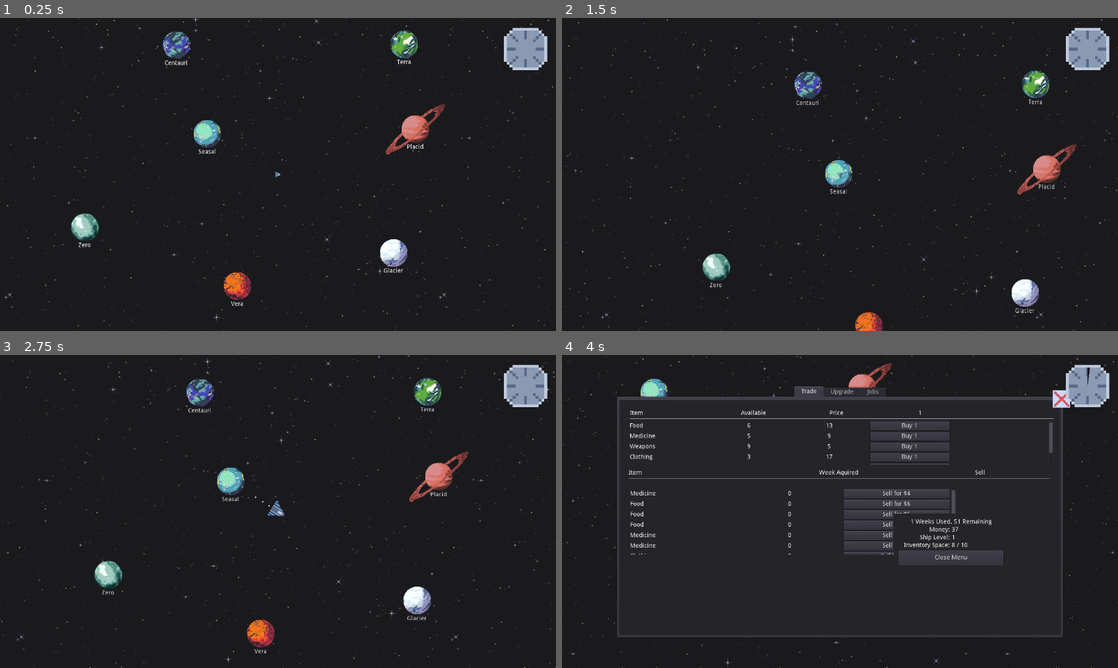
Above: before the commit, frames 1-4 (two rows, left to right).
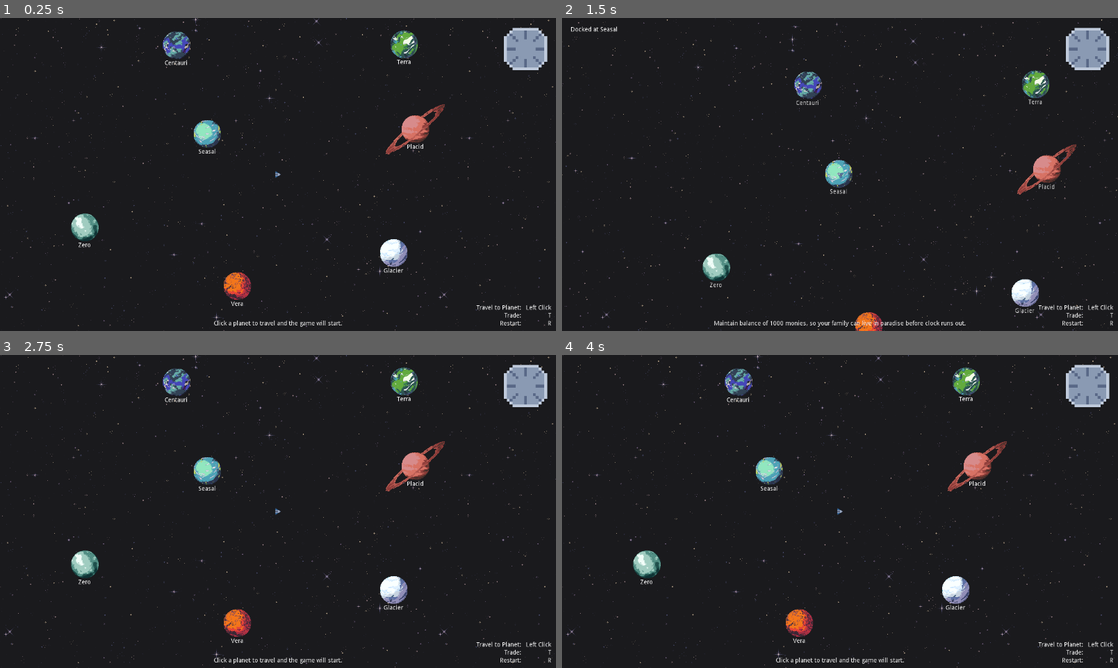
Above: after the commit, the same moments.

Repository: shadowhen/Star-Trader
Game: Godot game, scene res://World.tscn
Two runs of this game, one before a commit and one after it. Both use one fixed random seed, a clock stepped at 60 frames per second and the inputs below.
Inputs (mouse positions are in pixels of both pictures, inside the frame that each line leads up to):
- Up to frame 1 (0.25 s): no input
- Up to frame 2 (1.5 s): tap A at 0.5, 1.25 s; move the mouse to (767, 133) at 0.52 s; press the mouse at (767, 133) at 0.53 s; hold Right (ui_right) 0.53-1.28 s; tap T (trade) at 0.8, 1.35 s; move the mouse to (1017, 71) at 1.27 s; release the mouse at (1017, 71) at 1.28 s; hold Down (ui_down) from 1.28 s (still down)
- Up to frame 3 (2.75 s): click (455, 408) at 1.55 s; tap R (restart, bound only after the commit) at 2 s; move the mouse to (461, 630) at 2.02 s; release Down (ui_down) at 2.03 s; press the mouse at (461, 630) at 2.03 s; hold Right (ui_right) from 2.03 s (still down); tap T (trade) at 2.3 s
- Up to frame 4 (4 s): tap A at 2.75 s; move the mouse to (817, 633) at 2.77 s; release Right (ui_right) at 2.78 s; release the mouse at (817, 633) at 2.78 s; hold Up (ui_up) 2.78-3.5 s; tap T (trade) at 2.85 s; click (817, 633) at 3.05 s; click (912, 426) at 3.5 s, where only the run before the commit has a clickable "Buy 1"

The runs differ from the first frame. In frame 1, 0.3% of the frame differs, in the area x 38-100%, y 91-99%; in frame 2, 0.6%; in frame 3, 7.0%; in frame 4, 13%, in the area x 0-100%, y 0-100%.

Commit message:
added global signals and restart game function

Diff:
--- a/Game.gd
+++ b/Game.gd
@@ -1,12 +1,13 @@
 extends Node
 
-enum GameState { TRAVEL, DOCKED, WINNER, LOSER }
+enum GameState { TRAVEL, DOCKED, GAME_OVER }
 var game_state = GameState.TRAVEL
 
 onready var shared_ui = $GUI/SharedUI
 onready var week_timer = $WeekTimer
 onready var clock = $GUI/Clock
 onready var simulation = $Simulation
+onready var objective = $GUI/Objective
 
 export(int) var money_win = 1000
 export(int) var weeks_left = 52
@@ -23,6 +24,8 @@
 var player_tex2 = preload("res://player/player-ship-inventory-2.png")
 
 func _ready():
+	objective.text = "Click a planet to travel and the game will start."
+
 	# Randomize seed for random generated jobs
 	randomize()
 
@@ -46,11 +49,19 @@
 		# Updates the radial value of the ui clock
 		clock.value = PlayerData.time_used
 
+	if Input.is_action_just_pressed("restart"):
+		get_tree().reload_current_scene()
+
 func _unhandled_input(event):
 	if event.is_action_pressed("trade") and game_state == GameState.DOCKED:
 		shared_ui.visible = not shared_ui.visible
 
 func _on_Planet_player_enter(planet):
+	if game_state != GameState.GAME_OVER:
+		objective.text = "Maintain balance of 1000 monies, so your family can live in paradise before clock runs out."
+
+	GlobalSignals.annouce_state_message("Docked at %s" % planet.planet_name)
+
 	game_state = GameState.DOCKED
 
 	shared_ui.show()
@@ -117,6 +128,9 @@
 
 # Signal function for WeekTimer's timeout
 func _on_WeekTimer_timeout():
+	if game_state == GameState.GAME_OVER:
+		return
+
 	# Countdown the number of weeks left
 	#weeks_left -= 1
 	PlayerData.time_used += 1
@@ -131,13 +145,15 @@
 		random_event_time_counter = 0
 		simulation.clear_planet_jobs()
 		simulation.randomize_jobs()
+		GlobalSignals.annouce_message("New jobs available")
 
 # Declares the game to be game over
 func game_over():
+	game_state = GameState.GAME_OVER
 	if PlayerData.money >= money_win:
-		game_state = GameState.WINNER
+		objective.text = "You won! Your family will now live in paradise."
 	else:
-		game_state = GameState.LOSER
+		objective.text = "You lost. Your family won't be to able live in paradise."
 
 func _on_PlayerData_job_removed(job):
 	var temp = popup_template.instance()
--- /dev/null
+++ b/Singletons/GlobalSignals.gd
@@ -0,0 +1,10 @@
+extends Node
+
+signal annouce_state(message)
+signal annouce(message)
+
+func annouce_state_message(message: String):
+	emit_signal("annouce_state", message)
+
+func annouce_message(message: String):
+	emit_signal("annouce", message)
--- a/Singletons/PlayerData.gd
+++ b/Singletons/PlayerData.gd
@@ -9,7 +9,7 @@
 var job_log = []
 var money setget set_money, get_money
 var time_used setget set_time_used, get_time_used
-var inventory_space setget set_inventory_space, get_inventory_space
+var inventory_space setget , get_inventory_space
 var inventory_cap setget set_inventory_cap, get_inventory_cap
 
 # Called when the node enters the scene tree for the first time.
@@ -41,11 +41,21 @@
 func get_time_used() -> int:
 	return int(PlayerData.player_stats["TimeUsed"]["Value"])
 
-func set_inventory_space(p_inventory_space) -> void:
-	PlayerData.player_stats["InventorySpaceUsed"]["Value"] = p_inventory_space
+func get_inventory_space() -> int:
+	var inventory_space_used = 0
 
-func get_inventory_space() -> int:
-	return int(PlayerData.player_stats["InventorySpaceUsed"]["Value"])
+	# Loop through the inventory and increment space if item id is valid
+	for i in PlayerData.inv_data.keys():
+		var itemID = PlayerData.inv_data[i]["InvItemID"]
+		if itemID != -1:
+			inventory_space_used += 1
+
+	# Loop through the job log and increase space based on the job's
+	# cargo space
+	for job in job_log:
+		inventory_space_used += job.cargo_space
+
+	return inventory_space_used
 
 func set_inventory_cap(p_inventory_cap) -> void:
 	PlayerData.player_stats["InventoryCap"]["Value"] = p_inventory_cap
--- a/World.tscn
+++ b/World.tscn
@@ -5,7 +5,6 @@
 [ext_resource path="res://ui/SharedUI.tscn" type="PackedScene" id=3]
 [ext_resource path="res://planets/Planet.tscn" type="PackedScene" id=4]
 [ext_resource path="res://Game.gd" type="Script" id=5]
-[ext_resource path="res://player/PlayerCamera.gd" type="Script" id=6]
 [ext_resource path="res://planets/art/wet_world.png" type="Texture" id=7]
 [ext_resource path="res://planets/art/ice_world.png" type="Texture" id=8]
 [ext_resource path="res://planets/art/lava_world.png" type="Texture" id=9]
@@ -15,6 +14,7 @@
 [ext_resource path="res://ui/clock/Clock.tscn" type="PackedScene" id=13]
 [ext_resource path="res://ui/jobs/CompleteJobPopup.tscn" type="PackedScene" id=14]
 [ext_resource path="res://Simulation.gd" type="Script" id=15]
+[ext_resource path="res://ui/Annoucement.tscn" type="PackedScene" id=16]
 
 [node name="World" type="Node2D"]
 script = ExtResource( 5 )
@@ -37,12 +37,6 @@
 [node name="Camera2D" type="Camera2D" parent="Player"]
 current = true
 
-[node name="Camera" type="Camera2D" parent="."]
-zoom = Vector2( 2, 2 )
-smoothing_speed = 6.0
-script = ExtResource( 6 )
-move_speed = 200.0
-
 [node name="Planets" type="Node" parent="."]
 
 [node name="Planet1" parent="Planets" instance=ExtResource( 4 )]
@@ -113,6 +107,8 @@
 
 [node name="SharedUI" parent="GUI" instance=ExtResource( 3 )]
 visible = false
+margin_left = -63.0
+margin_right = -63.0
 
 [node name="Clock" parent="GUI" instance=ExtResource( 13 )]
 anchor_left = 1.0
@@ -123,6 +119,108 @@
 margin_bottom = 120.0
 max_value = 52.0
 
+[node name="MessageContainers" type="VBoxContainer" parent="GUI"]
+anchor_right = 1.0
+margin_left = 20.0
+margin_top = 20.0
+alignment = 1
+
+[node name="StateMessage" parent="GUI/MessageContainers" instance=ExtResource( 16 )]
+margin_left = 0.0
+margin_right = 1260.0
+margin_bottom = 14.0
+signal_name = "annouce_state"
+use_timer = false
+
+[node name="Annoucement" parent="GUI/MessageContainers" instance=ExtResource( 16 )]
+margin_left = 0.0
+margin_top = 18.0
+margin_right = 1260.0
+margin_bottom = 32.0
+
+[node name="Objective" type="Label" parent="GUI"]
+anchor_top = 1.0
+anchor_right = 1.0
+anchor_bottom = 1.0
+margin_top = -33.0
+text = "Maintain a balance 1000 monies before time runs out"
+align = 1
+valign = 1
+
+[node name="VBoxContainer" type="VBoxContainer" parent="GUI"]
+anchor_left = 1.0
+anchor_top = 1.0
+anchor_right = 1.0
+anchor_bottom = 1.0
+margin_left = -209.0
+margin_top = -116.0
+margin_right = -11.0
+margin_bottom = -10.0
+alignment = 2
+
+[node name="Travel" type="HBoxContainer" parent="GUI/VBoxContainer"]
+margin_top = 56.0
+margin_right = 198.0
+margin_bottom = 70.0
+
+[node name="Description" type="Label" parent="GUI/VBoxContainer/Travel"]
+margin_right = 129.0
+margin_bottom = 14.0
+size_flags_horizontal = 3
+text = "Travel to Planet:"
+align = 2
+
+[node name="Key" type="Label" parent="GUI/VBoxContainer/Travel"]
+margin_left = 133.0
+margin_right = 198.0
+margin_bottom = 14.0
+size_flags_horizontal = 3
+size_flags_stretch_ratio = 0.5
+text = "Left Click"
+align = 2
+
+[node name="Trade" type="HBoxContainer" parent="GUI/VBoxContainer"]
+margin_top = 74.0
+margin_right = 198.0
+margin_bottom = 88.0
+
+[node name="Description" type="Label" parent="GUI/VBoxContainer/Trade"]
+margin_right = 129.0
+margin_bottom = 14.0
+size_flags_horizontal = 3
+text = "Trade:"
+align = 2
+
+[node name="Key" type="Label" parent="GUI/VBoxContainer/Trade"]
+margin_left = 133.0
+margin_right = 198.0
+margin_bottom = 14.0
+size_flags_horizontal = 3
+size_flags_stretch_ratio = 0.5
+text = "T"
+align = 2
+
+[node name="Restart" type="HBoxContainer" parent="GUI/VBoxContainer"]
+margin_top = 92.0
+margin_right = 198.0
+margin_bottom = 106.0
+
+[node name="Description" type="Label" parent="GUI/VBoxContainer/Restart"]
+margin_right = 129.0
+margin_bottom = 14.0
+size_flags_horizontal = 3
+text = "Restart:"
+align = 2
+
+[node name="Key" type="Label" parent="GUI/VBoxContainer/Restart"]
+margin_left = 133.0
+margin_right = 198.0
+margin_bottom = 14.0
+size_flags_horizontal = 3
+size_flags_stretch_ratio = 0.5
+text = "R"
+align = 2
+
 [node name="WeekTimer" type="Timer" parent="."]
 
 [node name="Simulation" type="Node" parent="."]
--- a/planets/Planet.gd
+++ b/planets/Planet.gd
@@ -13,6 +13,7 @@
 
 func _on_Planet_input_event(viewport, event, shape_idx):
 	if event.is_action_pressed("move"):
+		GlobalSignals.annouce_state_message("Traveling to %s" % planet_name)
 		emit_signal("click_move", global_position)
 
 func _on_Planet_body_entered(body):
--- a/project.godot
+++ b/project.godot
@@ -28,6 +28,7 @@
 
 GameData="*res://Singletons/GameData.gd"
 PlayerData="*res://Singletons/PlayerData.gd"
+GlobalSignals="*res://Singletons/GlobalSignals.gd"
 
 [display]
 
@@ -73,16 +74,13 @@
 }
 trade={
 "deadzone": 0.5,
-"events": [ Object(InputEventKey,"resource_local_to_scene":false,"resource_name":"","device":0,"alt":false,"shift":false,"control":false,"meta":false,"command":false,"pressed":false,"scancode":84,"physical_scancode":0,"unicode":0,"echo":false,"script":null)
+"events": [ Object(InputEventKey,"resource_local_to_scene":false,"resource_name":"","device":0,"alt":false,"shift":false,"control":false,"meta":false,"command":false,"pressed":false,"scancode":0,"physical_scancode":84,"unicode":0,"echo":false,"script":null)
  ]
 }
-zoom_in={
+restart={
 "deadzone": 0.5,
-"events": [  ]
-}
-zoom_out={
-"deadzone": 0.5,
-"events": [  ]
+"events": [ Object(InputEventKey,"resource_local_to_scene":false,"resource_name":"","device":0,"alt":false,"shift":false,"control":false,"meta":false,"command":false,"pressed":false,"scancode":0,"physical_scancode":82,"unicode":0,"echo":false,"script":null)
+ ]
 }
 
 [layer_names]
--- a/trade/Trade.gd
+++ b/trade/Trade.gd
@@ -35,6 +35,9 @@
 		currentPlanet = "6"
 	elif (currentPlanet == "Planet7"):
 		currentPlanet = "7"
+	else:
+		# Workaround for restarting the game
+		return
 
 
 	# temp
@@ -47,25 +50,8 @@
 		if itemID != -1:
 			inventorySpaceUsed += 1
 			var inv_slot_new = template_inv_slot.instance()
-			inv_slot_new.get_node("FoodTrade/ItemLabel").text =  str(GameData.item_data[str(itemID)]["ItemName"])
-			inv_slot_new.get_node("FoodTrade/InvSlotLabel").text =  str(i)
-			inv_slot_new.get_node("FoodTrade/ItemDate").text =  str(PlayerData.inv_data[i]["WeekAquired"])
-
-			# set prices
-			var oldPrice = int(GameData.item_data[str(itemID)]["ItemP" + currentPlanet + "SellFor"])
-			var perishableValue = int(GameData.item_data[str(itemID)]["ItemPerishable"]) # remove this * num weeks in cargo from value
-			var currentDate = int(PlayerData.player_stats["TimeUsed"]["Value"])
-			var itemPurchaseDate = int(PlayerData.inv_data[str(i)]["WeekAquired"])
-			var timeInInventory = currentDate - itemPurchaseDate
-			var newPrice = oldPrice - (perishableValue * timeInInventory)
-
-			# if new price is negative then make 0 instead
-			if (newPrice < 0):
-				newPrice = 0
-
-			inv_slot_new.get_node("FoodTrade/ItemPriceLabel").text =  str(newPrice)
-			inv_slot_new.get_node("FoodTrade/Sell").text = "Sell for $" + str(newPrice)
-
+			inv_slot_new.setup(i, itemID, currentPlanet)
+			inv_slot_new.connect("sold", self, "setup_info")
 			gridcontainer.add_child(inv_slot_new, true)
 
 	# set up buy slots
@@ -79,8 +65,11 @@
 			buy_slot_new.get_node("PlanetID").text = "P" + currentPlanet + "Avail"
 			buygridcontainer.add_child(buy_slot_new, true)
 
+	setup_info()
+
+func setup_info():
 	# set the player stats in the small window above the trade window
-	get_node("ColorRect/Info/VBoxContainer/InventorySpace/Label").text = str(inventorySpaceUsed) + " / " + str(PlayerData.player_stats["InventoryCap"]["Value"])
+	get_node("ColorRect/Info/VBoxContainer/InventorySpace/Label").text = str(PlayerData.inventory_space) + " / " + str(PlayerData.player_stats["InventoryCap"]["Value"])
 	get_node("ColorRect/Info/VBoxContainer/Ship Level/Label").text = str(PlayerData.player_stats["ShipLvl"]["Value"])
 	get_node("ColorRect/Info/VBoxContainer/Money/Label").text = str(PlayerData.player_stats["Money"]["Value"])
 	get_node("ColorRect/Info/VBoxContainer/Time/Label").text = str(PlayerData.player_stats["TimeUsed"]["Value"]) + " Weeks Used, " + str(52 - PlayerData.player_stats["TimeUsed"]["Value"]) + " Remaining"
--- a/trade/templates/BuyItem.gd
+++ b/trade/templates/BuyItem.gd
@@ -16,6 +16,12 @@
 
 		# take the money for the sale
 		var newMoney = int(PlayerData.player_stats["Money"]["Value"]) - int(get_node("Price").text)
+
+		# Check the money does not go into negative balance
+		if newMoney < 0:
+			GlobalSignals.annouce_message("Cannot afford cargo")
+			return
+
 		PlayerData.player_stats["Money"]["Value"] = str(newMoney)
 
 		# update the value for player money and inventory space left on trade screen
@@ -63,4 +69,5 @@
 		Owner.setup()
 	# if inventory is full and buy pressed
 	else:
+		GlobalSignals.annouce_message("Not enough cargo space")
 		print("Error buying item, inventory full!")
--- a/trade/templates/ItemTrade.gd
+++ b/trade/templates/ItemTrade.gd
@@ -1,10 +1,30 @@
 extends HBoxContainer
 
-signal pressed()
+signal sold
 
 func _ready():
 	var sellButton = get_node("Sell")
 	sellButton.connect("pressed", self, "_on_Sell_Pressed")
+
+func setup(i, itemID, currentPlanet):
+	get_node("ItemLabel").text = str(GameData.item_data[str(itemID)]["ItemName"])
+	get_node("InvSlotLabel").text = str(i)
+	get_node("ItemDate").text =  str(PlayerData.inv_data[i]["WeekAquired"])
+
+	# set prices
+	var oldPrice = int(GameData.item_data[str(itemID)]["ItemP" + currentPlanet + "SellFor"])
+	var perishableValue = int(GameData.item_data[str(itemID)]["ItemPerishable"]) # remove this * num weeks in cargo from value
+	var currentDate = int(PlayerData.player_stats["TimeUsed"]["Value"])
+	var itemPurchaseDate = int(PlayerData.inv_data[str(i)]["WeekAquired"])
+	var timeInInventory = currentDate - itemPurchaseDate
+	var newPrice = oldPrice - (perishableValue * timeInInventory)
+
+	# if new price is negative then make 0 instead
+	if (newPrice < 0):
+		newPrice = 0
+
+	get_node("ItemPriceLabel").text =  str(newPrice)
+	get_node("Sell").text = "Sell for $" + str(newPrice)
 
 func _on_Sell_Pressed() -> void:
 
@@ -15,27 +35,27 @@
 	var newMoney = int(PlayerData.player_stats["Money"]["Value"]) + int(get_node("ItemPriceLabel").text)
 	PlayerData.player_stats["Money"]["Value"] = str(newMoney)
 
-	# update the value for player money and inventory space left on trade screen
-		# (yes I know this is *JANK* but couldn't get it to work any other way
-		# feel free to revise
-	var Owner = get_parent().get_parent().get_parent().get_parent() # gets "Trade" node
-	var temp = Owner.get_node("ColorRect")
-	var temp1 = temp.get_node("Info")
-	var temp2 = temp1.get_node("VBoxContainer")
-	var temp3 = temp2.get_node("Money")
-	var temp4 = temp2.get_node("InventorySpace")
-
-	var MoneyLabel = temp3.get_node("Label")
-	var InventoryLabel = temp4.get_node("Label")
-
-	MoneyLabel.text = str(newMoney)
+#	# update the value for player money and inventory space left on trade screen
+#	# (yes I know this is *JANK* but couldn't get it to work any other way
+#	# feel free to revise
+#	var Owner = get_parent().get_parent().get_parent().get_parent() # gets "Trade" node
+#	var temp = Owner.get_node("ColorRect")
+#	var temp1 = temp.get_node("Info")
+#	var temp2 = temp1.get_node("VBoxContainer")
+#	var temp3 = temp2.get_node("Money")
+#	var temp4 = temp2.get_node("InventorySpace")
+#
+#	var MoneyLabel = temp3.get_node("Label")
+#	var InventoryLabel = temp4.get_node("Label")
+#
+#	MoneyLabel.text = str(newMoney)
 	PlayerData.player_stats["InventorySpaceUsed"]["Value"] -= 1 # remove item from inventory used
-	InventoryLabel.text = str(PlayerData.player_stats["InventorySpaceUsed"]["Value"]) + "/" + str(PlayerData.player_stats["InventoryCap"]["Value"])
-
-	# remove the item from the players inventory data
+#	InventoryLabel.text = str(PlayerData.player_stats["InventorySpaceUsed"]["Value"]) + "/" + str(PlayerData.player_stats["InventoryCap"]["Value"])
+#
+#	# remove the item from the players inventory data
 	PlayerData.inv_data[get_node("InvSlotLabel").text]["InvItemID"] = -1
 	PlayerData.inv_data[get_node("InvSlotLabel").text]["InvTimeIn"] = -1
 
-
+	emit_signal("sold")
 	# remove the item from the trading screen
 	self.queue_free()
--- a/trade/templates/SellSlot.tscn
+++ b/trade/templates/SellSlot.tscn
@@ -2,61 +2,61 @@
 
 [ext_resource path="res://trade/templates/ItemTrade.gd" type="Script" id=1]
 
-[node name="VBoxContainer" type="VBoxContainer"]
-margin_top = 44.0
-margin_right = 1252.0
-margin_bottom = 64.0
-
-[node name="FoodTrade" type="HBoxContainer" parent="." groups=["trade"]]
+[node name="SellSlot" type="HBoxContainer"]
 margin_right = 1252.0
 margin_bottom = 20.0
 script = ExtResource( 1 )
 
-[node name="ItemLabel" type="Label" parent="FoodTrade"]
+[node name="ItemLabel" type="Label" parent="."]
 margin_top = 3.0
-margin_right = 414.0
+margin_right = 413.0
 margin_bottom = 17.0
 size_flags_horizontal = 3
 text = "Food"
 valign = 1
 
-[node name="ItemDate" type="Label" parent="FoodTrade"]
-margin_left = 418.0
+[node name="ItemDate" type="Label" parent="."]
+margin_left = 417.0
 margin_top = 3.0
-margin_right = 833.0
+margin_right = 830.0
 margin_bottom = 17.0
 size_flags_horizontal = 3
 text = "5 Weeks"
 align = 1
 valign = 1
 
-[node name="InvSlotLabel" type="Label" parent="FoodTrade"]
+[node name="InvSlotLabel" type="Label" parent="."]
 visible = false
-margin_left = 628.0
+margin_left = 500.0
 margin_top = 3.0
-margin_right = 938.0
+margin_right = 747.0
 margin_bottom = 17.0
 size_flags_horizontal = 3
 text = "1"
 align = 1
 valign = 1
 
-[node name="ItemPriceLabel" type="Label" parent="FoodTrade"]
+[node name="ItemPriceLabel" type="Label" parent="."]
 visible = false
-margin_left = 628.0
+margin_left = 626.0
 margin_top = 3.0
-margin_right = 938.0
+margin_right = 935.0
 margin_bottom = 17.0
 size_flags_horizontal = 3
 text = "1"
 align = 1
 valign = 1
 
-[node name="Sell" type="Button" parent="FoodTrade"]
-margin_left = 837.0
-margin_right = 1252.0
+[node name="Sell" type="Button" parent="."]
+margin_left = 834.0
+margin_right = 1248.0
 margin_bottom = 20.0
 size_flags_horizontal = 3
 text = "Sell"
 
-[connection signal="pressed" from="FoodTrade/Sell" to="FoodTrade" method="_on_Sell_pressed"]
+[node name="VBoxContainer" type="VBoxContainer" parent="."]
+margin_left = 1252.0
+margin_right = 1252.0
+margin_bottom = 20.0
+
+[connection signal="pressed" from="Sell" to="." method="_on_Sell_pressed"]
--- /dev/null
+++ b/ui/Annoucement.gd
@@ -0,0 +1,20 @@
+extends Label
+
+onready var timer = $FadeTimer
+
+export(String) var signal_name = "annouce"
+export(bool) var use_timer = true
+
+func _ready():
+	text = ""
+	GlobalSignals.connect(signal_name, self, "annouce")
+
+func annouce(message):
+	text = message
+
+	if use_timer:
+		timer.start()
+
+
+func _on_FadeTimer_timeout():
+	text = ""
--- /dev/null
+++ b/ui/Annoucement.tscn
@@ -0,0 +1,16 @@
+[gd_scene load_steps=2 format=2]
+
+[ext_resource path="res://ui/Annoucement.gd" type="Script" id=1]
+
+[node name="Annoucement" type="Label"]
+margin_left = 10.0
+margin_right = 1250.0
+margin_bottom = 46.0
+text = "Cannot take job. No cargo space avaliable."
+valign = 1
+script = ExtResource( 1 )
+
+[node name="FadeTimer" type="Timer" parent="."]
+wait_time = 2.5
+
+[connection signal="timeout" from="FadeTimer" to="." method="_on_FadeTimer_timeout"]
--- a/ui/SharedUI.gd
+++ b/ui/SharedUI.gd
@@ -32,3 +32,7 @@
 func _on_PlayerData_money_update(value):
 	trade.clean()
 	trade.setup()
+
+
+func _on_Jobs_job_taken():
+	trade.setup_info()
--- a/ui/SharedUI.tscn
+++ b/ui/SharedUI.tscn
@@ -84,4 +84,5 @@
 }
 
 [connection signal="upgrade" from="Tabs/Upgrade" to="." method="_on_Upgrade_upgrade"]
+[connection signal="job_taken" from="Tabs/Jobs" to="." method="_on_Jobs_job_taken"]
 [connection signal="pressed" from="HideButton" to="." method="_on_HideButton_pressed"]
--- a/ui/jobs/Jobs.gd
+++ b/ui/jobs/Jobs.gd
@@ -6,6 +6,8 @@
 onready var job_template = preload("res://ui/jobs/JobTemplate.tscn")
 
 var current_planet = null
+
+signal job_taken
 
 func _ready():
 	PlayerData.connect("job_removed", self, "_on_job_removed")
@@ -38,8 +40,8 @@
 
 	# Break if player does not have enough space for cargo
 	if new_cargo_space > PlayerData.inventory_cap:
+		GlobalSignals.annouce_message("Not enough cargo space for a job")
 		return
-	PlayerData.inventory_space = new_cargo_space
 
 	# Move job to the right side
 	left_side.remove_child(job)
@@ -55,6 +57,8 @@
 	if current_planet != null:
 		current_planet.available_jobs.erase(job.current_job)
 
+	emit_signal("job_taken")
+
 func _on_job_removed(job):
 	if job.destination != current_planet:
 		return
